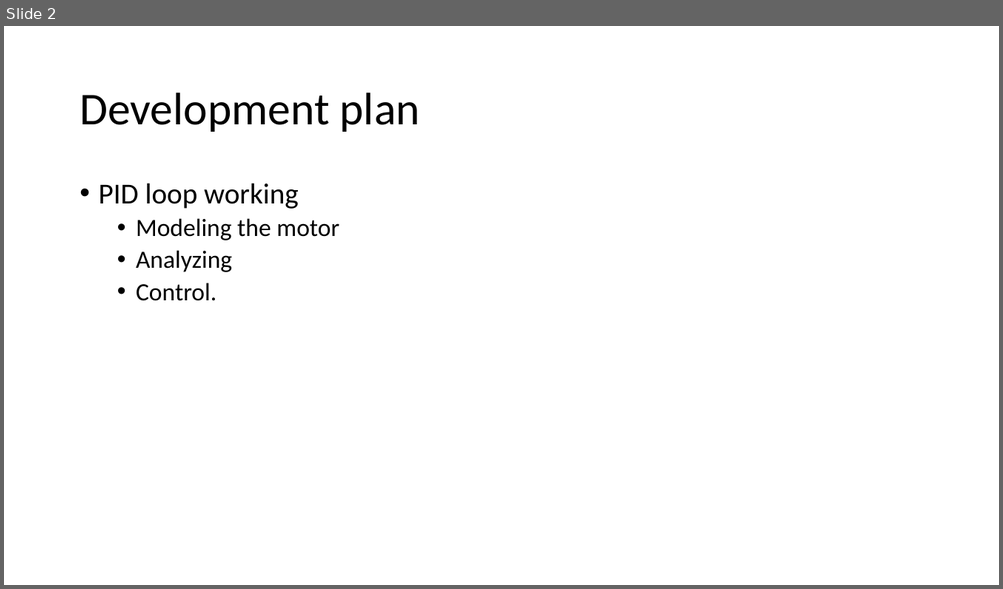
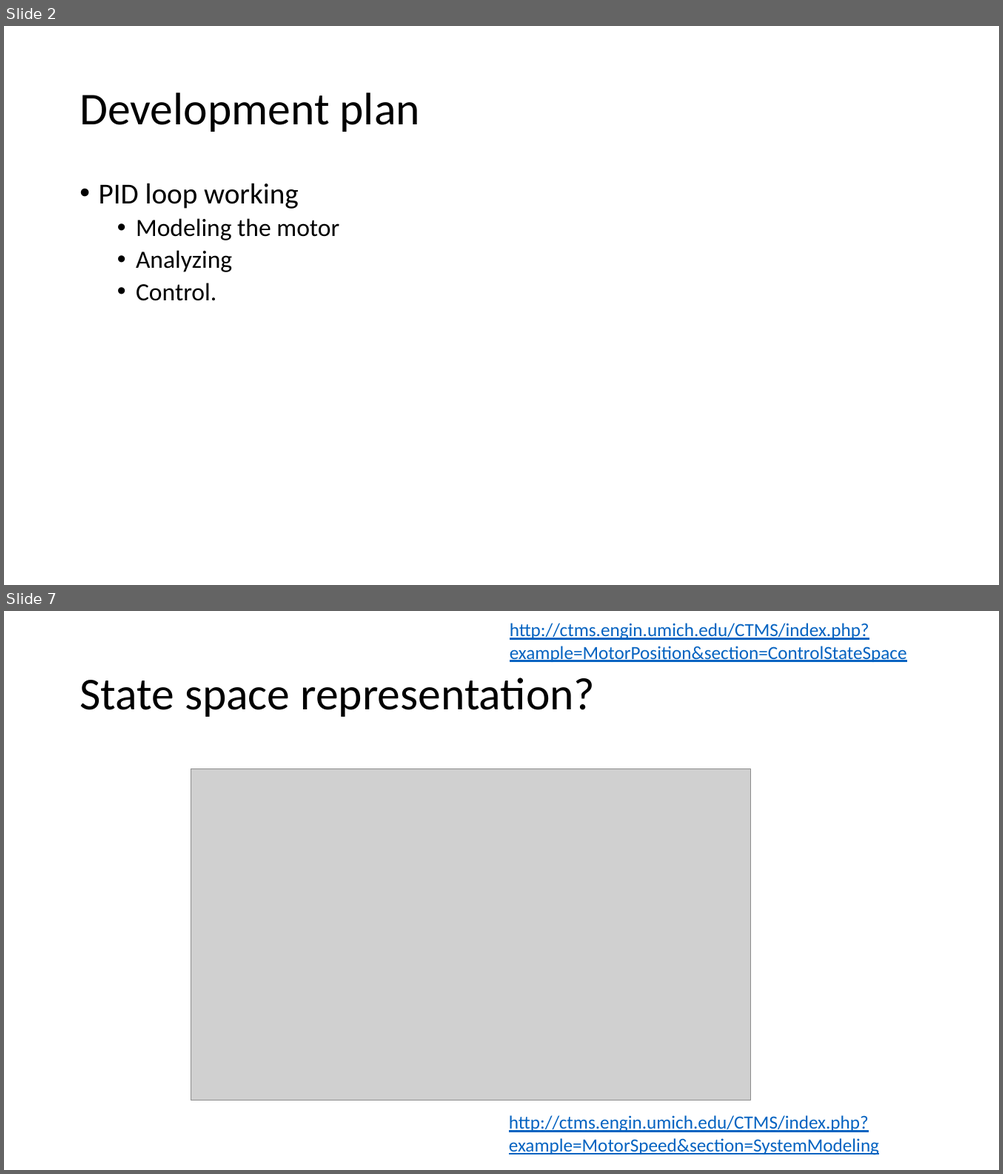
Before and after one commit to willz1200/Hexa-Driver, a slide deck: Documentation/Project Management/Firmware plan.pptx. Shown one above the other, each under a label of ours: slide 2 before the commit, slides 2 and 7 after it; the slides between them are not shown. The pictures are 1003x589 and 1003x1174 pixels, drawn with LibreOffice and Linux fonts; fonts in the diff are those of the drawing; grey boxes stand for pictures. Boxes give left, top, right and bottom in pixels: in the first picture for what was removed or moved away, otherwise in the second. Text is boxed around its words. In the diff, an @@ line names an element or a change of style, - is before the commit and + after.

```diff
--- a/Documentation/Project Management/Firmware plan.pptx
+++ b/Documentation/Project Management/Firmware plan.pptx
@@ slide 7 added at (x1=4, y1=611, x2=999, y2=1170), background #FFFFFF @@
@@ text added at (x1=509, y1=623, x2=907, y2=662), 18 pt, text #0563C1, underline @@
+http://ctms.engin.umich.edu/CTMS/index.php?example=MotorPosition&section=ControlStateSpace
@@ title added at (x1=79, y1=678, x2=595, y2=717), 44 pt, text #000000 @@
+State space representation?
@@ picture added at (x1=191, y1=769, x2=751, y2=1101) @@
@@ text added at (x1=509, y1=1116, x2=879, y2=1156), 18 pt, text #0563C1, underline @@
+http://ctms.engin.umich.edu/CTMS/index.php?example=MotorSpeed&section=SystemModeling
```
Also in this commit, not shown: 7 other slides added.
